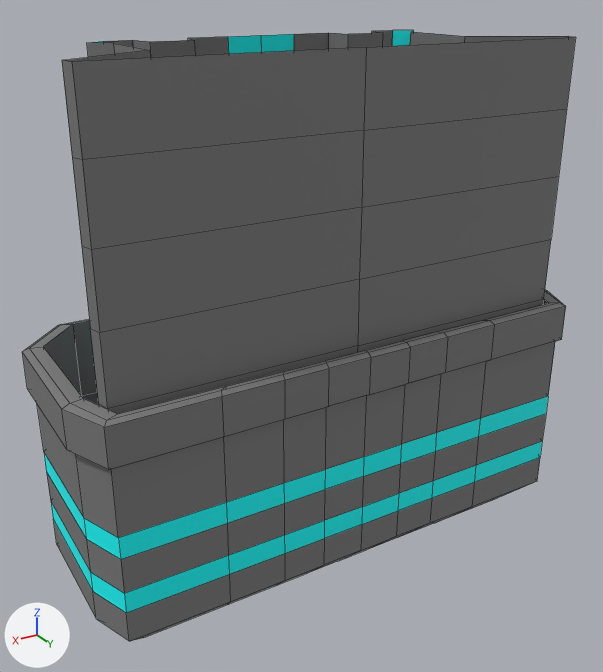
Before and after pictures for a commit that changed the FBX model MassShift/Assets/Models/StageObject/MoveFloor/Gear/gear rail edge.fbx.
The view is the same before and after, from a camera (50 mm lens) standing at (7.81, 12.77, 5.99) and looking at (0.18, 0.06, -0.36). The lights are fixed; the arrows at lower left show +X, +Y and +Z. Mesh edges are drawn as thin lines. Where no turn or scale is listed for an object, it has been applied to the vertices.

Objects in the first picture: 'rail_edge'.
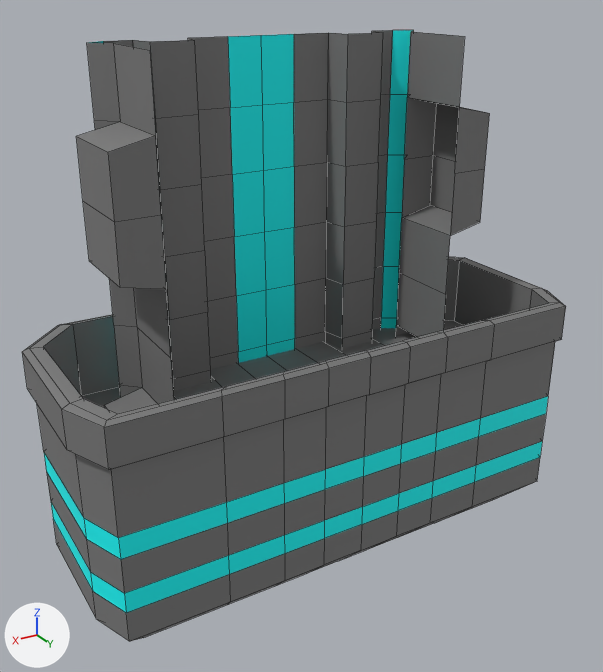
The edits, one by one:
me_mesh is used by ob_rail_edge; location (0.0, -0.01, 0.0).
me_mesh had 448 vertices, 420 faces and spanned x -5.13..5.13, y -2.11..2.11, z -5.0..5.0.
me_mesh now has 413 vertices, 384 faces and spans x -5.13..5.13, y -2.11..2.11, z -5.0..5.0.
Part 1, on me_mesh:
35 vertices are removed from x -4.63..4.63, y 1.46..1.69, z -2.5..5.0.
36 faces are deleted.

Boxes (x1, y1, x2, y2) around the edits, measured in the pictures (603 x 672 px):
'rail_edge', reshaped
    before: (22, 30, 576, 641)
    after: (22, 30, 566, 641)
part 1 of me_mesh, deleted
    before: (62, 36, 576, 414)
